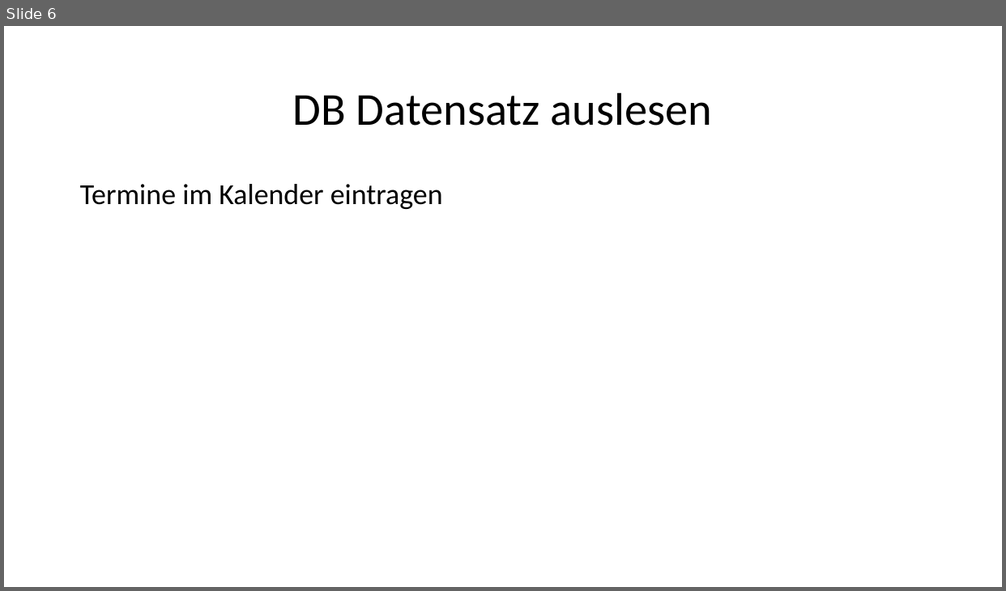
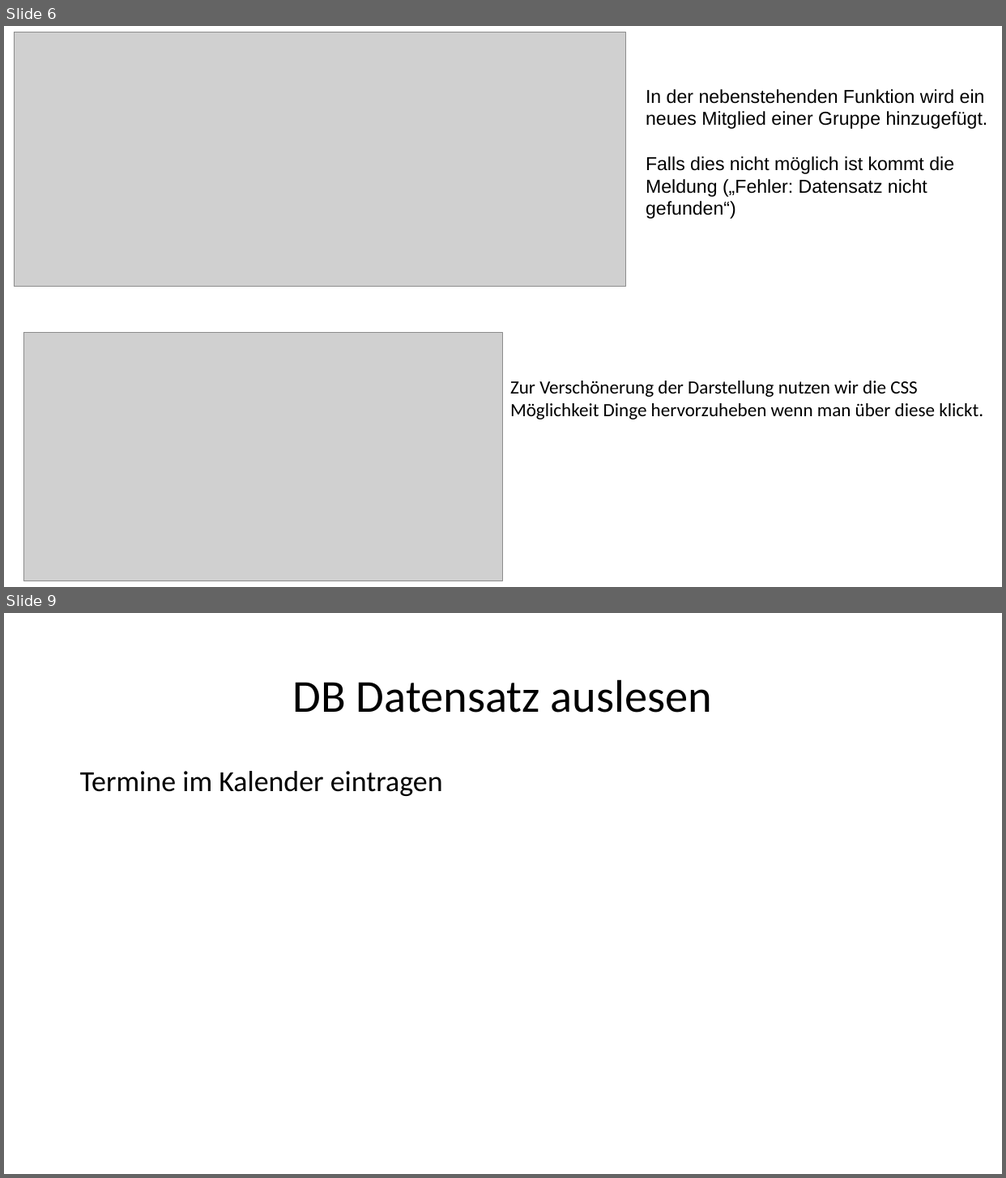
Before and after one commit to Fabusch/Kalenderprojekt, a slide deck: derKalender/Gruppen Kalender.odp. Shown one above the other, each under a label of ours: slide 6 before the commit, slides 6 and 9 after it; the slides between them are not shown. The pictures are 1006x591 and 1006x1178 pixels, drawn with LibreOffice and Linux fonts; fonts in the diff are those of the drawing; grey boxes stand for pictures. Boxes give left, top, right and bottom in pixels: in the first picture for what was removed or moved away, otherwise in the second. Text is boxed around its words. In the diff, an @@ line names an element or a change of style, - is before the commit and + after.

```diff
--- a/derKalender/Gruppen Kalender.odp
+++ b/derKalender/Gruppen Kalender.odp
@@ slide 6 added at <box>4,26,1002,587</box>, background #FFFFFF @@
@@ picture added at <box>14,32,626,287</box> @@
@@ text added at <box>646,89,988,219</box>, 18 pt, text #000000 @@
+In der nebenstehenden Funktion wird ein neues Mitglied einer Gruppe hinzugefügt.
+Falls dies nicht möglich ist kommt die Meldung („Fehler: Datensatz nicht gefunden“)
@@ picture added at <box>23,333,503,582</box> @@
@@ text added at <box>510,381,983,420</box>, 18 pt, text #000000 @@
+Zur Verschönerung der Darstellung nutzen wir die CSS Möglichkeit Dinge hervorzuheben wenn man über diese klickt.
@@ what was slide 6 is now slide 9 @@
```
Also in this commit, not shown: 3 slides changed, 4 other slides added, 2 slides removed.
